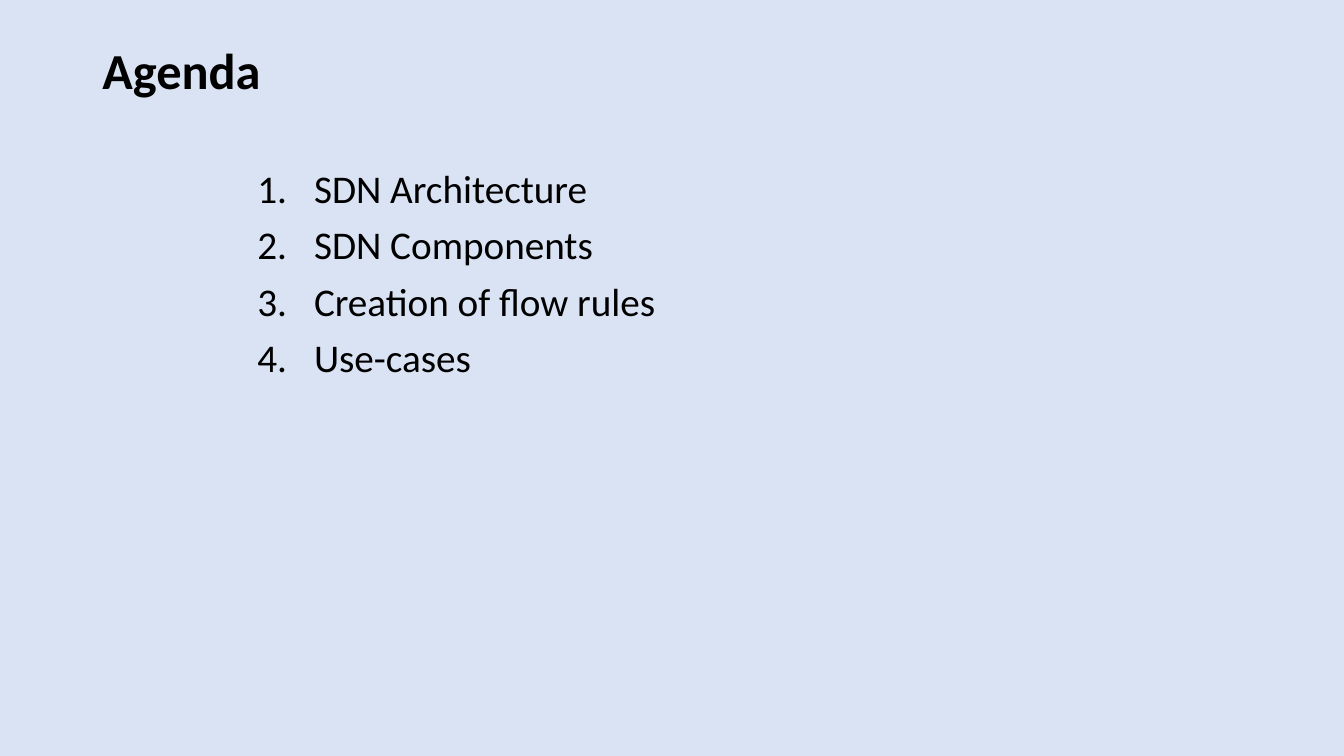
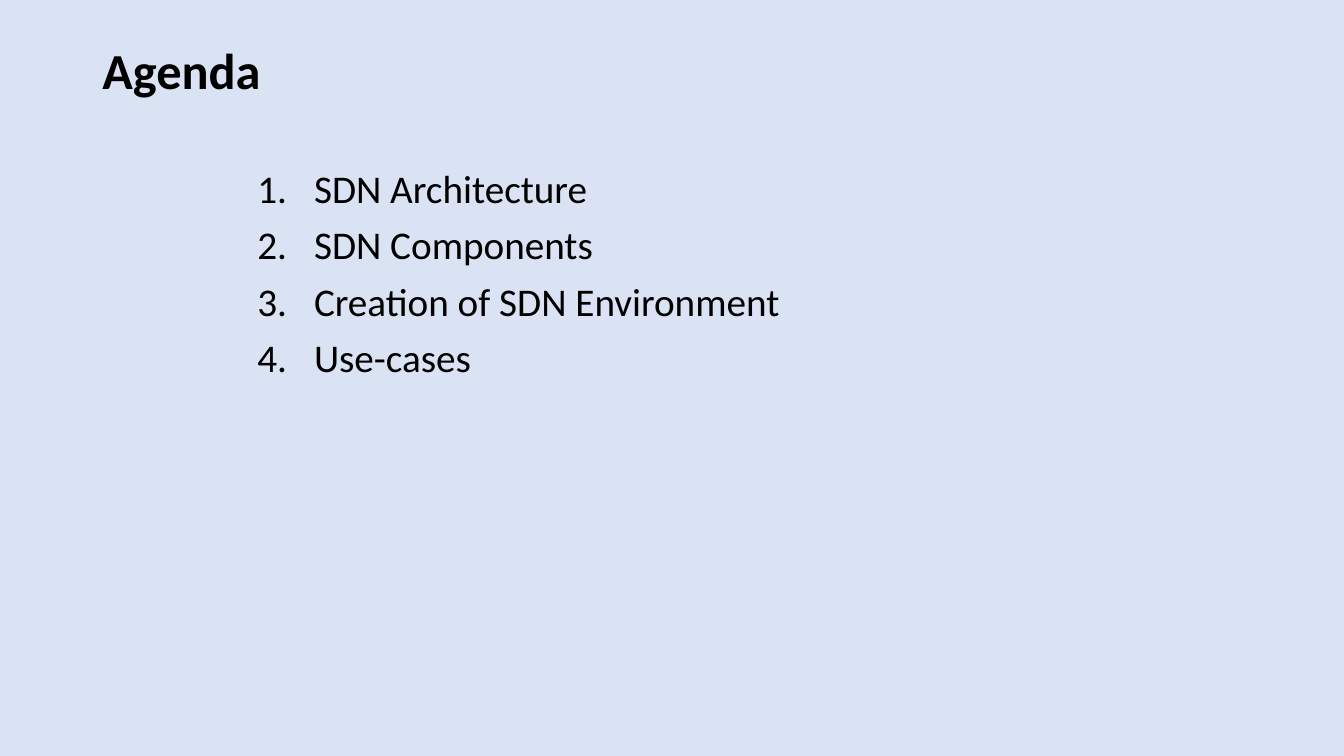
Before and after one commit to harshal-vaze/Software-Defined-Networking-with-ONOS, a slide deck: slide 2 of Thesis.pptx. Drawn at 1344x756 pixels with LibreOffice and Linux fonts; fonts in the diff are those of the drawing. Boxes give left, top, right and bottom in pixels: in the first picture for what was removed or moved away, otherwise in the second. Text is boxed around its words. In the diff, an @@ line names an element or a change of style, - is before the commit and + after.

```diff
--- a/Thesis.pptx
+++ b/Thesis.pptx
@@ text at bbox=[314, 289, 779, 317]: text changed @@
-3. Creation of flow rules
+3. Creation of SDN Environment
```
Also in this commit, not shown: 3 other slides changed, 1 slide added, 1 slide removed.
